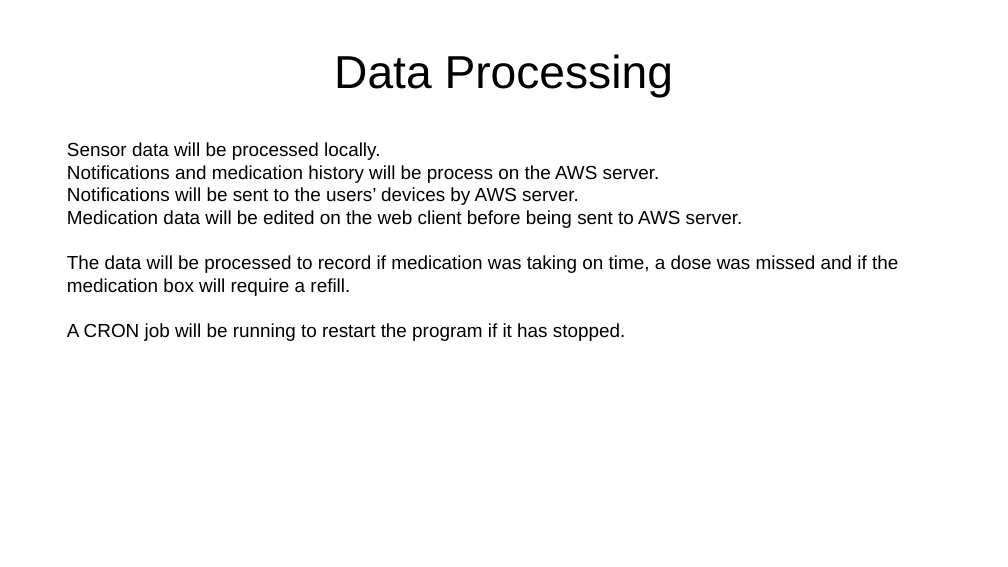
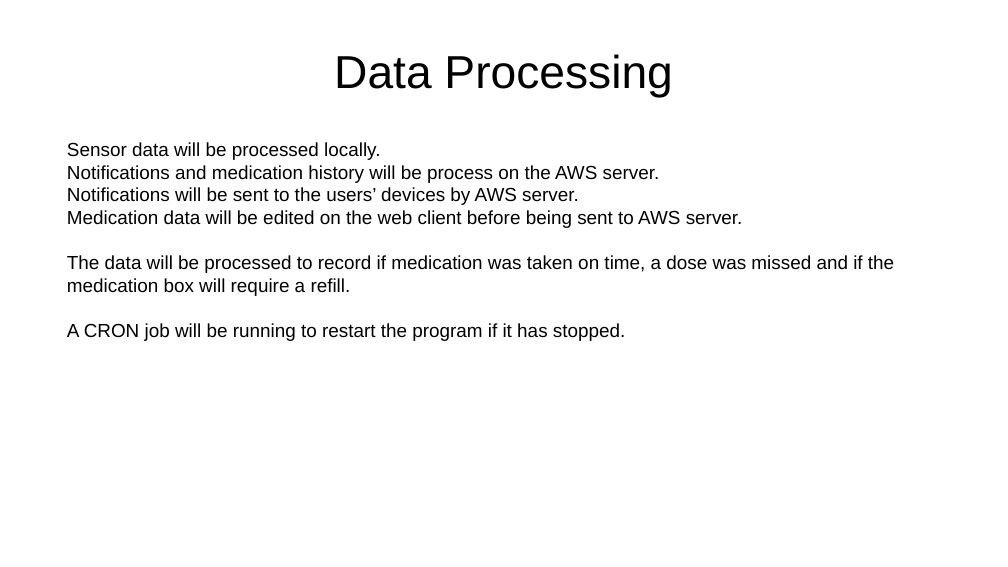
Before and after one commit to cianashby1337/IOT_CA1_Documentation, a slide deck: slide 5 of Slideshow template.pptx. Drawn at 1008x567 pixels with LibreOffice and Linux fonts; fonts in the diff are those of the drawing. Boxes give left, top, right and bottom in pixels: in the first picture for what was removed or moved away, otherwise in the second. Text is boxed around its words. In the diff, an @@ line names an element or a change of style, - is before the commit and + after.

```diff
--- a/Slideshow template.pptx
+++ b/Slideshow template.pptx
@@ text at <box>67,255,894,296</box>: text changed @@
-The data will be processed to record if medication was taking on time, a dose was missed and if the medication box will require a refill.
+The data will be processed to record if medication was taken on time, a dose was missed and if the medication box will require a refill.
```
Also in this commit, not shown: 1 slide added.
